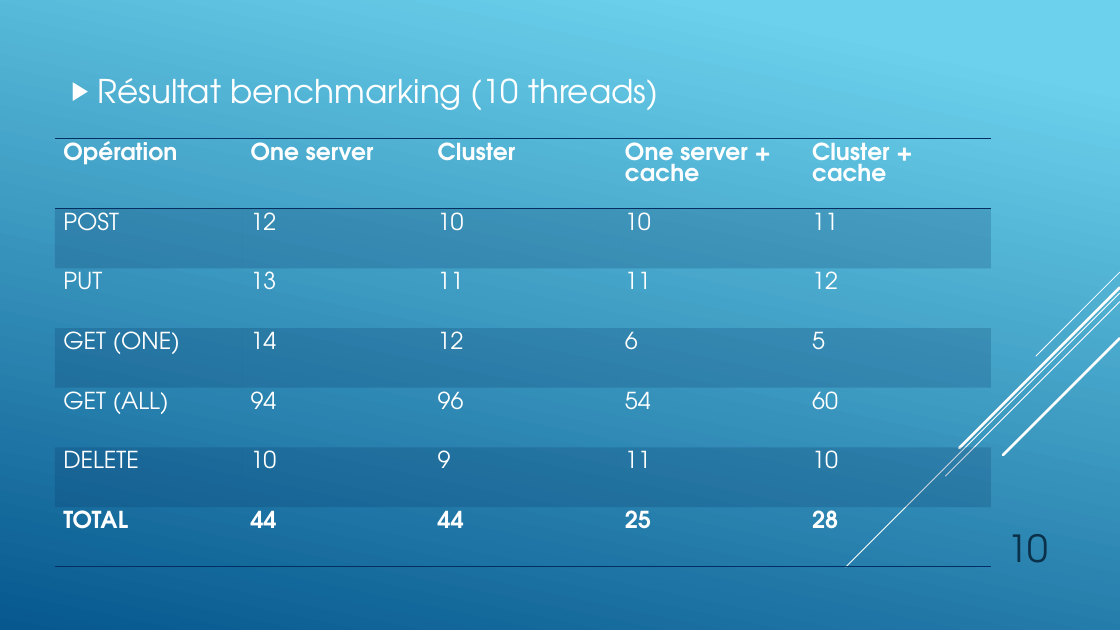
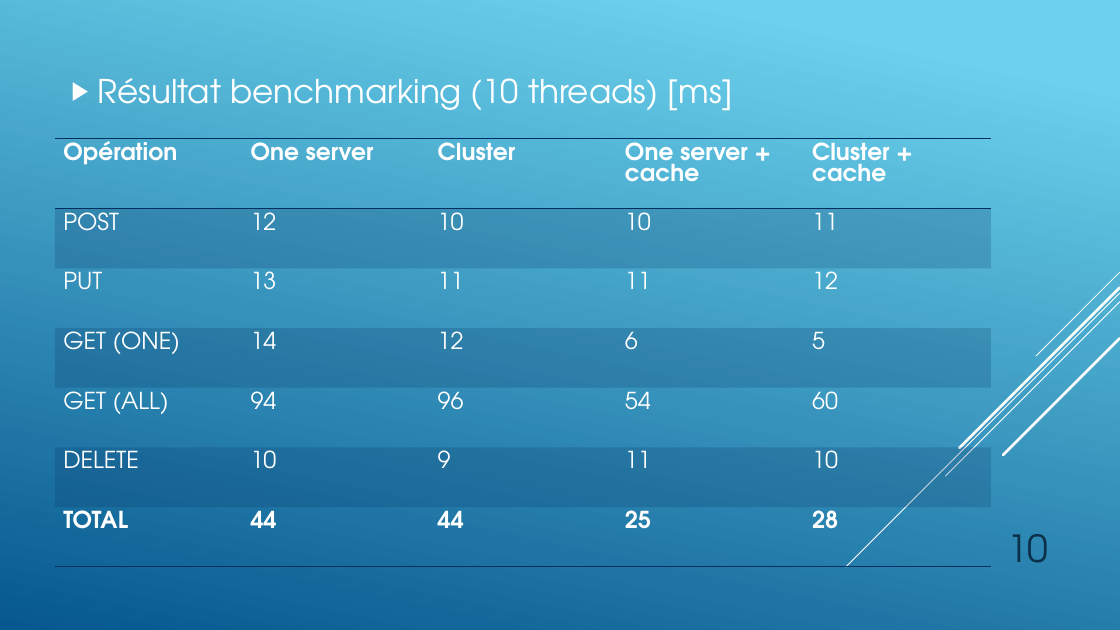
Before and after one commit to OscarSotoHES/tsmosf-labo2, a slide deck: slide 10 of Presentation/Caching-Team1.pptx. Drawn at 1120x630 pixels with LibreOffice and Linux fonts; fonts in the diff are those of the drawing. Boxes give left, top, right and bottom in pixels: in the first picture for what was removed or moved away, otherwise in the second. Text is boxed around its words. In the diff, an @@ line names an element or a change of style, - is before the commit and + after.

```diff
--- a/Presentation/Caching-Team1.pptx
+++ b/Presentation/Caching-Team1.pptx
@@ text at <box>98,78,733,111</box>: text changed @@
-▶ Résultat benchmarking (10 threads)
+▶ Résultat benchmarking (10 threads) [ms]
```
Also in this commit, not shown: 5 other slides changed, 2 slides added.
